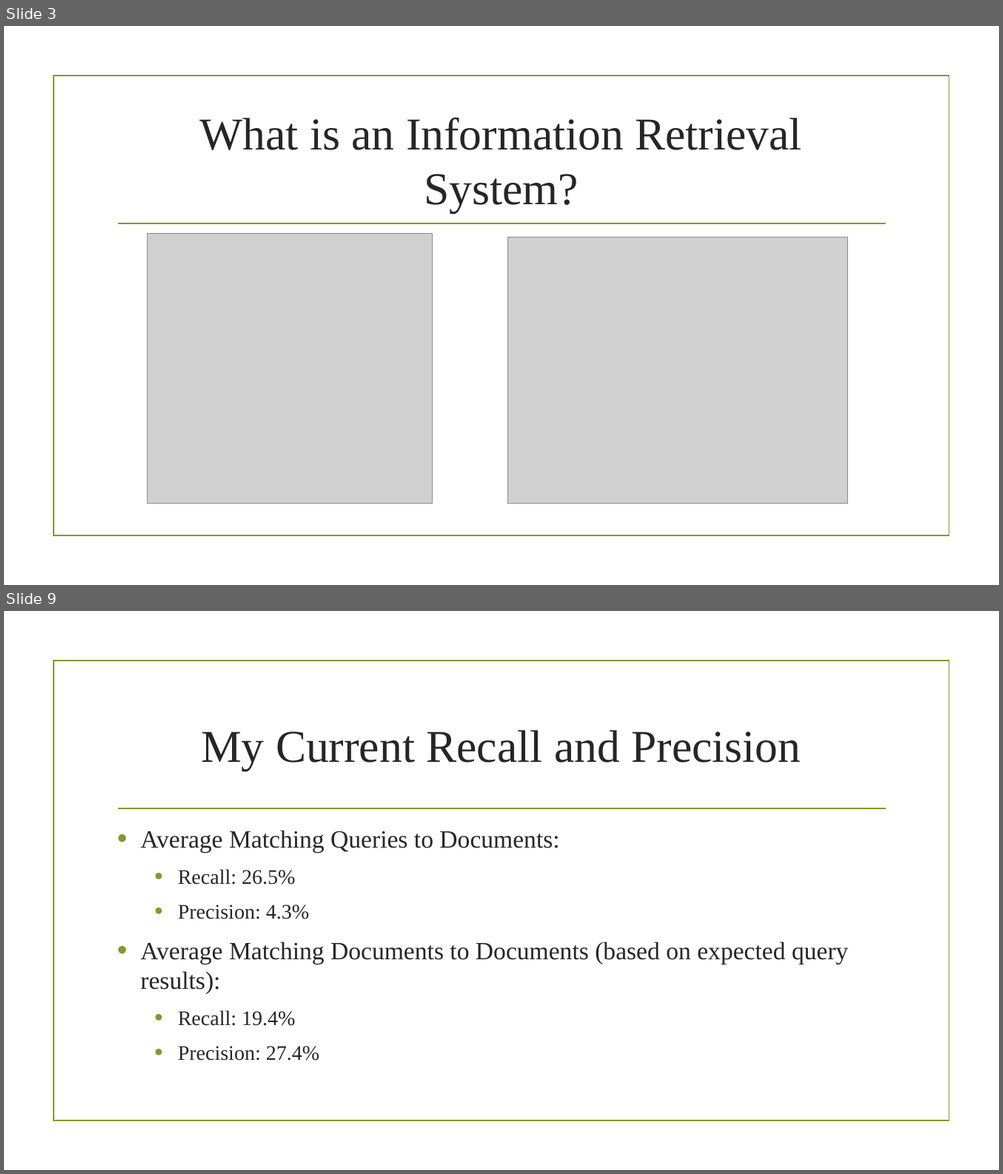
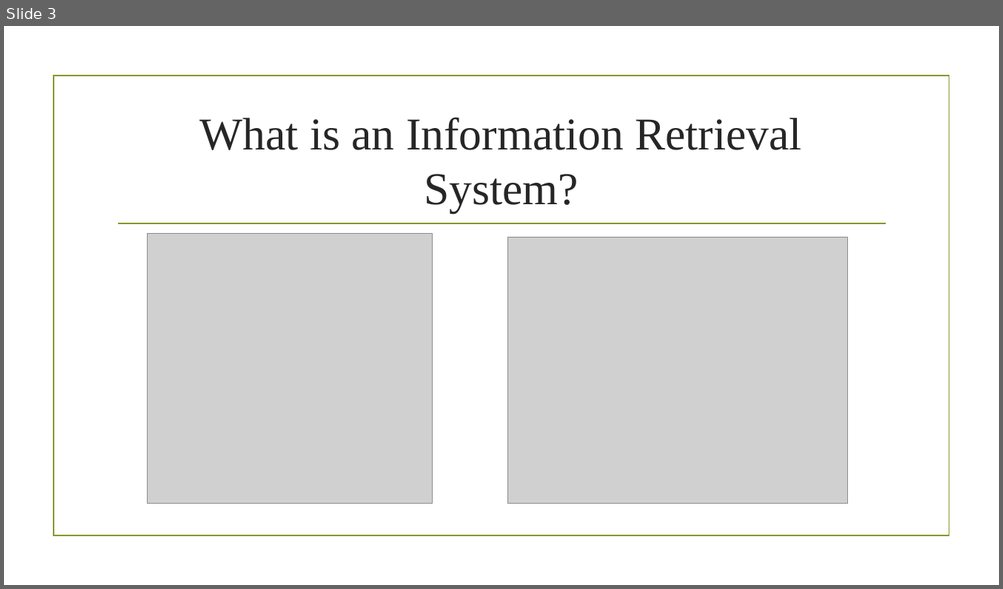
Before and after one commit to alidragon/Capstone2015, a slide deck: Information Retrieval System.pptx. Shown one above the other, each under a label of ours: slides 3 and 9 before the commit, slide 3 after it; the slides between them are not shown. The pictures are 1003x1174 and 1003x589 pixels, drawn with LibreOffice and Linux fonts; fonts in the diff are those of the drawing; grey boxes stand for pictures; background and template pictures are left out. Boxes give left, top, right and bottom in pixels: in the first picture for what was removed or moved away, otherwise in the second. Text is boxed around its words. In the diff, an @@ line names an element or a change of style, - is before the commit and + after.

```diff
--- a/Information Retrieval System.pptx
+++ b/Information Retrieval System.pptx
@@ slide 9 removed at box(4, 611, 999, 1170), background picture (left out); not listed: 2 template elements that a slide beside it also shows @@
@@ title removed at box(201, 730, 800, 771) @@
-My Current Recall and Precision
@@ text removed at box(140, 830, 848, 1061) @@
-• Average Matching Queries to Documents:
-  • Recall: 26.5%
-  • Precision: 4.3%
-• Average Matching Documents to Documents (based on expected query results):
-  • Recall: 19.4%
-  • Precision: 27.4%
```
Also in this commit, not shown: 7 slides changed, 7 slides added, 41 other files.
